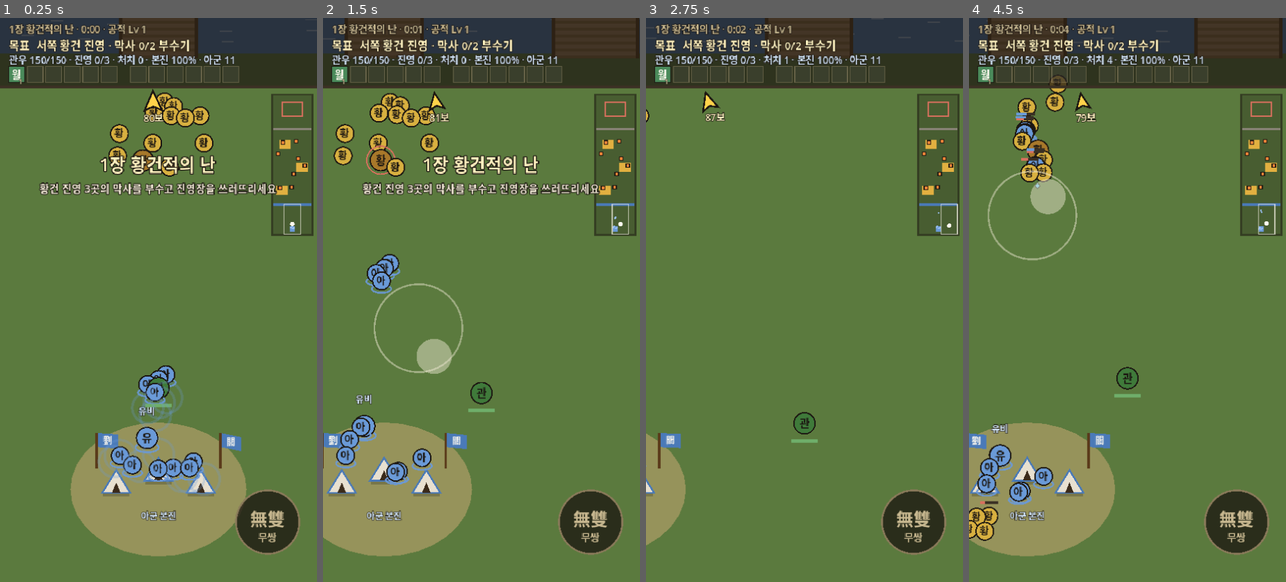
Above: before the commit, frames 1-4 (left to right).
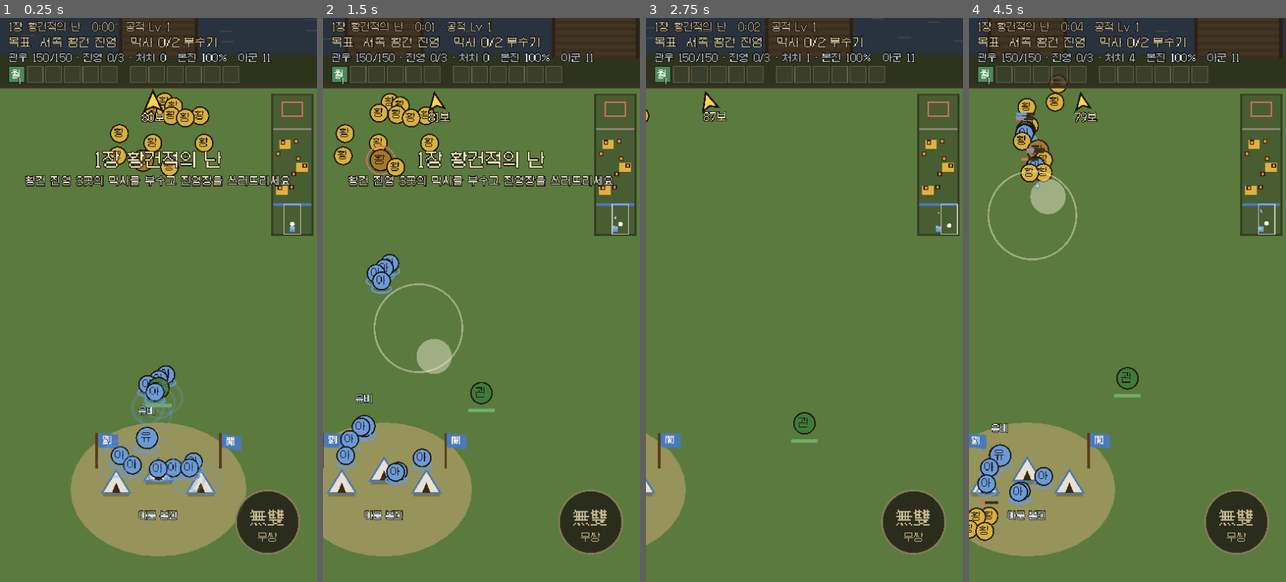
Above: after the commit, the same moments.

Repository: Dong-yeon/ThreeKindomFall
Game: Godot game, scene res://scenes/battle.tscn
Two runs of this game, one before a commit and one after it. Both use one fixed random seed, a clock stepped at 60 frames per second and the inputs below.
Inputs (mouse positions are in pixels of both pictures, inside the frame that each line leads up to):
- Up to frame 1 (0.25 s): no input
- Up to frame 2 (1.5 s): tap Enter at 0.5 s; move the mouse to (551, 271) at 0.52 s; hold Right 0.53-1.25 s; tap K at 0.6 s; click (551, 271) at 0.67 s; tap Space at 0.77 s; drag from (418, 328) to (465, 412) at 1.27 s
- Up to frame 3 (2.75 s): move the mouse to (836, 175) at 2.02 s; hold Right from 2.03 s (still down); tap K at 2.1 s
- Up to frame 4 (4.5 s): release Right at 2.75 s; drag from (1111, 412) to (1032, 215) at 2.77 s; move the mouse to (1222, 384) at 3.52 s; hold Left 3.53-4.25 s; tap K at 3.6 s; tap Space at 3.77 s; drag from (1032, 215) to (1079, 159) at 4.27 s

The runs differ from the first frame. In frame 1, 7.0% of the frame differs, in the area x 2-92%, y 0-93%; in frame 2, 7.0%, in the area x 1-92%, y 0-93%; in frame 3, 3.0%; in frame 4, 3.8%.

Commit message:
feat(godot): 한글 픽셀 글꼴 Galmuri11 · Galmuri9(OFL 1.1) (D-196)
- 출처 jsDelivr npm galmuri@2.40.3, 라이선스 사본 assets/fonts/OFL-Galmuri.txt
- WOFF2는 Godot 4.7.2가 못 읽어 윤곽 TTF로, 픽셀 설정(안티에일리어싱 · 힌팅 끔)
- Fonts 도우미: 12px 이상 Galmuri11, 10px 이하 Galmuri9, UI 기본 글꼴 = Galmuri11

Co-Authored-By: Claude Opus 5.5 <noreply@anthropic.com>

Diff:
--- a/godot/project.godot
+++ b/godot/project.godot
@@ -30,6 +30,10 @@
 window/stretch/aspect="keep_width"
 window/handheld/orientation=1
 
+[gui]
+
+theme/custom_font="res://assets/fonts/Galmuri11.ttf"
+
 [input_devices]
 
 pointing/emulate_touch_from_mouse=true
--- /dev/null
+++ b/godot/scripts/fonts.gd
@@ -0,0 +1,30 @@
+class_name Fonts
+## 한글 픽셀 글꼴(D-196): Galmuri(SIL OFL 1.1, © Lee Minseo — assets/fonts/OFL-Galmuri.txt).
+## main = Galmuri11(12px 기준, 본문 · HUD) / small = Galmuri9(10px 기준, 작은 글자). UI(라벨 · 버튼)는 프로젝트 기본 글꼴로 Galmuri11.
+## 시스템 글꼴에 기대면 Web 내보내기에서 한글이 깨져서 글꼴 파일을 넣음. 글꼴에 없는 글자(일부 한자)는 시스템 글꼴로 대신함.
+
+const MAIN := "res://assets/fonts/Galmuri11.ttf"
+const SMALL := "res://assets/fonts/Galmuri9.ttf"
+
+static var _main: Font
+static var _small: Font
+
+
+static func main() -> Font:
+	if _main == null:
+		_main = load(MAIN) if ResourceLoader.exists(MAIN) else ThemeDB.fallback_font
+	return _main
+
+
+static func small() -> Font:
+	if _small == null:
+		_small = load(SMALL) if ResourceLoader.exists(SMALL) else main()
+		# Galmuri9에 없는 글자(진영 깃발 '黃' 등)는 Galmuri11로
+		if _small is FontFile and _small != main():
+			(_small as FontFile).fallbacks = [main()]
+	return _small
+
+
+## 크기에 맞는 쪽(10px 이하는 small)
+static func at(size: int) -> Font:
+	return small() if size <= 10 else main()
--- a/godot/scripts/fx_layer.gd
+++ b/godot/scripts/fx_layer.gd
@@ -17,7 +17,7 @@
 		if V.has_point(p):
 			_crescent(bl)
 	_tactics(V)
-	var font := ThemeDB.fallback_font
+	var font := Fonts.main()
 	for f in b.fx:
 		var p: Vector2 = f.pos
 		if not V.has_point(p):
--- a/godot/scripts/ground.gd
+++ b/godot/scripts/ground.gd
@@ -123,7 +123,7 @@
 	draw_rect(Rect2(p.x - 1.5, p.y - 34, 3, 40), Color("5a3a1a"))
 	var wv := sin(b.t * 4 + p.x) * 2
 	draw_colored_polygon(PackedVector2Array([p + Vector2(1.5, -34), p + Vector2(24, -31 + wv), p + Vector2(24, -15 + wv), p + Vector2(1.5, -18)]), col)
-	draw_string(ThemeDB.fallback_font, p + Vector2(2, -21 + wv * 0.5), glyph, HORIZONTAL_ALIGNMENT_CENTER, 20, 10, Color("fffaf0"))
+	draw_string(Fonts.small(), p + Vector2(2, -21 + wv * 0.5), glyph, HORIZONTAL_ALIGNMENT_CENTER, 20, 10, Color("fffaf0"))
 
 
 func _stone(o: Rect2, door: bool) -> void:
@@ -143,7 +143,7 @@
 
 
 func _label(s: String, at: Vector2, col: Color) -> void:
-	var font := ThemeDB.fallback_font
+	var font := Fonts.small()
 	var pos := at + Vector2(-150, 4)
 	draw_string_outline(font, pos, s, HORIZONTAL_ALIGNMENT_CENTER, 300, 10, 3, INK)
 	draw_string(font, pos, s, HORIZONTAL_ALIGNMENT_CENTER, 300, 10, col)
--- a/godot/scripts/hud.gd
+++ b/godot/scripts/hud.gd
@@ -210,7 +210,7 @@
 	var c := overlay
 	var sz := overlay.size
 	var h := b.hero
-	var font := ThemeDB.fallback_font
+	var font := Fonts.main()
 	if h.musou_t > 0:
 		c.draw_texture_rect(vignette, Rect2(Vector2.ZERO, sz), false)
 	_draw_lead_bar(c, font, sz)
@@ -348,7 +348,7 @@
 func _draw_slots() -> void:
 	var c := slots_ctl
 	var T := b.tactics
-	var font := ThemeDB.fallback_font
+	var font := Fonts.main()
 	var y := 55.0
 	var x := 10.0
 	for side in 2:
@@ -363,8 +363,8 @@
 				c.draw_rect(r, Color("fff2b0") if ev else INK, false, 2.0 if ev else 1.0)
 				c.draw_string(font, Vector2(x, y + 14), T.glyph_of(k), HORIZONTAL_ALIGNMENT_CENTER, 18, 12, Color("fffaf0"))
 				var lvt := "진" if ev else str(T.level(k))
-				c.draw_string_outline(font, Vector2(x + 11, y + 20), lvt, HORIZONTAL_ALIGNMENT_LEFT, -1, 8, 2, INK)
-				c.draw_string(font, Vector2(x + 11, y + 20), lvt, HORIZONTAL_ALIGNMENT_LEFT, -1, 8, Color("fff2c0"))
+				c.draw_string_outline(Fonts.small(), Vector2(x + 11, y + 20), lvt, HORIZONTAL_ALIGNMENT_LEFT, -1, 8, 2, INK)
+				c.draw_string(Fonts.small(), Vector2(x + 11, y + 20), lvt, HORIZONTAL_ALIGNMENT_LEFT, -1, 8, Color("fff2c0"))
 			else:
 				c.draw_rect(r, Color(1, 1, 1, 0.06))
 				c.draw_rect(r, Color(0.8, 0.72, 0.56, 0.35), false, 1.0)
--- a/godot/scripts/musou_button.gd
+++ b/godot/scripts/musou_button.gd
@@ -28,7 +28,7 @@
 	if h.mg > 0:
 		draw_arc(c, rad - 4, -PI / 2, -PI / 2 + TAU * h.mg / 100.0, 48, Color("e2a83a") if full else Color("b8862a"), 6)
 	draw_arc(c, rad, 0, TAU, 48, Color("fff2b0") if full else Color("8a7a5a"), 2)
-	var font := ThemeDB.fallback_font
+	var font := Fonts.main()
 	var col := Color("fff2b0") if full else Color("c8b890")
 	draw_string(font, Vector2(0, c.y + 4), "無雙", HORIZONTAL_ALIGNMENT_CENTER, size.x, 20, col)
 	draw_string(font, Vector2(0, c.y + 22), "무쌍" if h.musou_t <= 0 else "", HORIZONTAL_ALIGNMENT_CENTER, size.x, 11, col)
--- a/godot/scripts/unit.gd
+++ b/godot/scripts/unit.gd
@@ -41,7 +41,7 @@
 		draw_circle(Vector2(0, -lift), r, Color(Color.WHITE if flash > 0 else tint, alpha))
 		draw_circle(Vector2(0, -lift), r, Color(0.11, 0.09, 0.07, alpha), false, 1.5)
 		if glyph != "":
-			var font := ThemeDB.fallback_font
+			var font := Fonts.main()
 			draw_string(font, Vector2(-r, -lift + r * 0.4), glyph, HORIZONTAL_ALIGNMENT_CENTER, r * 2, int(r * 1.1), Color(0.11, 0.09, 0.07, alpha))
 		return
 	var w := size * 0.8
@@ -70,7 +70,7 @@
 
 
 func draw_label(text: String, at: Vector2, col: Color, size := 10) -> void:
-	var font := ThemeDB.fallback_font
+	var font := Fonts.at(size)
 	var pos := at + Vector2(-100, size * 0.35)
 	draw_string_outline(font, pos, text, HORIZONTAL_ALIGNMENT_CENTER, 200, size, 3, Color(0.11, 0.09, 0.07, 0.85))
 	draw_string(font, pos, text, HORIZONTAL_ALIGNMENT_CENTER, 200, size, col)
Binary file added: godot/assets/fonts/Galmuri11.ttf
Not shown, added: godot/assets/fonts/Galmuri11.ttf.import
Binary file added: godot/assets/fonts/Galmuri9.ttf
Not shown, added: godot/assets/fonts/Galmuri9.ttf.import
Not shown, added: godot/assets/fonts/OFL-Galmuri.txt
Not shown, added: godot/scripts/fonts.gd.uid
Not shown, changed: docs/decision-log.md
